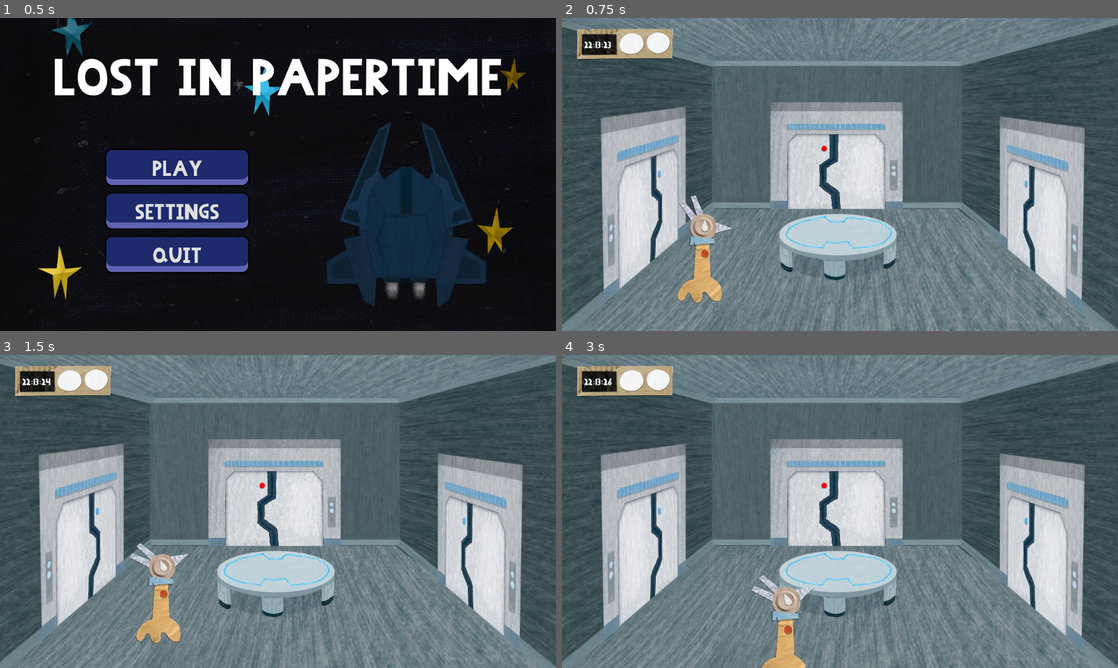
Above: before the commit, frames 1-4 (two rows, left to right).
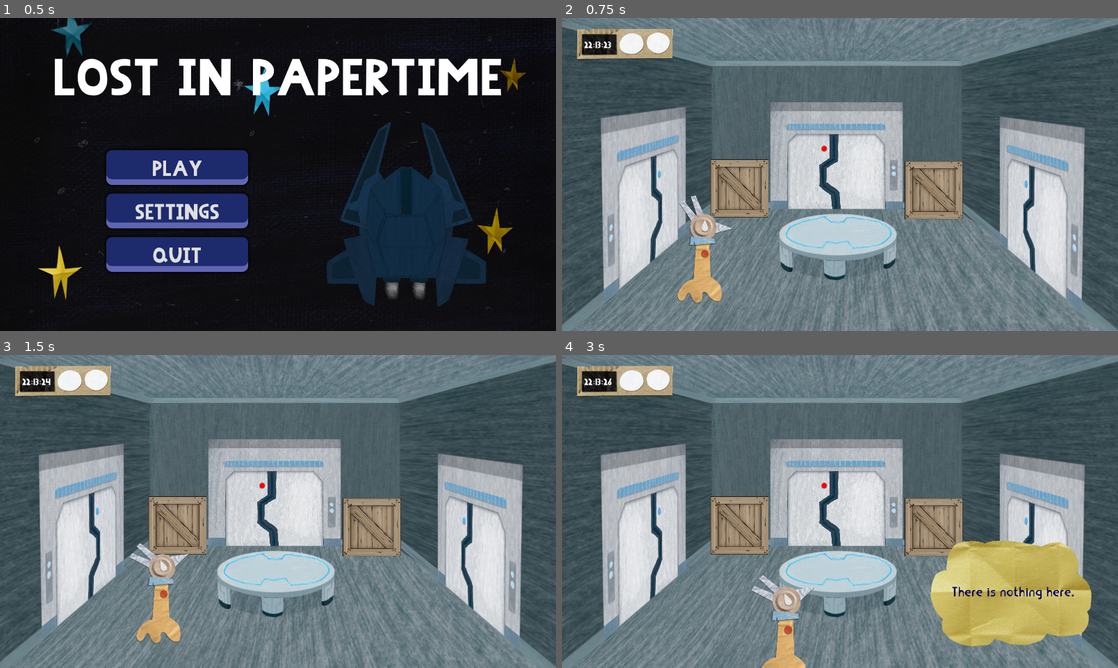
Above: after the commit, the same moments.

Repository: ZaninAndrea/shovel-jam-25
Game: Godot game, scene res://scenes/menu/main_menu.tscn
Same seed, same stepped clock (60 frames per second), same inputs: the game is played once before the commit and once after it.
Inputs:
- Up to frame 1 (0.5 s): no input
- Up to frame 2 (0.75 s): click "PLAY" at 0.5 s
- Up to frame 3 (1.5 s): tap Enter at 1.25 s; hold Right (ui_right) from 1.28 s (still down); hold E (push) from 1.28 s (still down)
- Up to frame 4 (3 s): release Right (ui_right) at 2.03 s; release E (push) at 2.03 s; hold Down (ui_down) 2.03-2.78 s; tap E (push) at 2.1 s; hold Right (ui_right) from 2.78 s (still down); hold Q (select_slot_1, bound only after the commit) from 2.78 s (still down)

Frame 1 is identical in both runs. In frame 2, 3.9% of the frame differs, in the area x 26-73%, y 45-65%; in frame 3, 3.9%; in frame 4, 12%, in the area x 26-96%, y 45-94%.

Commit message:
Setup di alcuni oggetti

Diff:
--- a/project.godot
+++ b/project.godot
@@ -33,8 +33,8 @@
 doors=""
 pushable=""
 mirror=""
+laser_target=""
 interactable=""
-laser_target=""
 
 [gui]
 
@@ -49,12 +49,7 @@
 }
 select_slot_1={
 "deadzone": 0.2,
-"events": [Object(InputEventKey,"resource_local_to_scene":fa …(140 unchanged characters)… d":false,"keycode":0,"physical_keycode":49,"key_label":0,"unicode":49,"location":0,"echo":false,"script":null)
-]
-}
-select_slot_2={
-"deadzone": 0.2,
-"events": [Object(InputEventKey,"resource_local_to_scene":false,"resource_name":"","device":-1,"window_id":0,"alt_pressed":false,"shift_pressed":false,"ctrl_pressed":false,"meta_pressed":false,"pressed":false,"keycode":0,"physical_keycode":50,"key_label":0,"unicode":50,"location":0,"echo":false,"script":null)
+"events": [Object(InputEventKey,"resource_local_to_scene":fa …(140 unchanged characters)… d":false,"keycode":0,"physical_keycode":81,"key_label":0,"unicode":113,"location":0,"echo":false,"script":null)
 ]
 }
 skip_time={
--- /dev/null
+++ b/resources/items/badge_active.tres
@@ -0,0 +1,13 @@
+[gd_resource type="Resource" script_class="Item" load_steps=3 format=3 uid="uid://bvey5bmplmmm0"]
+
+[ext_resource type="Texture2D" uid="uid://42d6cxxk52ug" path="res://assets/sprites/items/badge.png" id="1_0unbs"]
+[ext_resource type="Script" uid="uid://c4rw8efovyv70" path="res://autoload/inventory/item.gd" id="2_b7dtu"]
+
+[resource]
+script = ExtResource("2_b7dtu")
+id = "badge_active"
+name = "Badge"
+icon = ExtResource("1_0unbs")
+double_slot = false
+scale = 0.1
+metadata/_custom_type_script = "uid://c4rw8efovyv70"
--- /dev/null
+++ b/resources/items/crowbar.tres
@@ -0,0 +1,13 @@
+[gd_resource type="Resource" script_class="Item" load_steps=3 format=3 uid="uid://bc5yjxgdixiqn"]
+
+[ext_resource type="Texture2D" uid="uid://c3upea6l5fsqi" path="res://assets/sprites/items/piede di porco.png" id="1_bhysa"]
+[ext_resource type="Script" uid="uid://c4rw8efovyv70" path="res://autoload/inventory/item.gd" id="2_bdwhq"]
+
+[resource]
+script = ExtResource("2_bdwhq")
+id = "crowbar"
+name = "Crowbar"
+icon = ExtResource("1_bhysa")
+double_slot = false
+scale = 0.08
+metadata/_custom_type_script = "uid://c4rw8efovyv70"
--- a/resources/items/saldatrice.tres
+++ b/resources/items/saldatrice.tres
@@ -1,13 +1,13 @@
 [gd_resource type="Resource" script_class="Item" load_steps=3 format=3 uid="uid://dtysatcy7i5im"]
 
-[ext_resource type="Texture2D" uid="uid://yc2ilqxqw8mg" path="res://assets/sprites/tile_134.png" id="1_5bhu4"]
+[ext_resource type="Texture2D" uid="uid://b08o8072f2i25" path="res://assets/sprites/items/robot saldatore B417.png" id="1_5bhu4"]
 [ext_resource type="Script" uid="uid://c4rw8efovyv70" path="res://autoload/inventory/item.gd" id="2_cfb24"]
 
 [resource]
 script = ExtResource("2_cfb24")
 id = "saldatrice"
-name = "saldatrice"
+name = "B417"
 icon = ExtResource("1_5bhu4")
 double_slot = true
-scale = 1.0
+scale = 0.1
 metadata/_custom_type_script = "uid://c4rw8efovyv70"
--- /dev/null
+++ b/resources/items/torch.tres
@@ -0,0 +1,13 @@
+[gd_resource type="Resource" script_class="Item" load_steps=3 format=3 uid="uid://311nohfxqdke"]
+
+[ext_resource type="Texture2D" uid="uid://dpdvwdrun1wrh" path="res://assets/sprites/items/sole portatile - torcia.png" id="1_d17os"]
+[ext_resource type="Script" uid="uid://c4rw8efovyv70" path="res://autoload/inventory/item.gd" id="2_kdbb6"]
+
+[resource]
+script = ExtResource("2_kdbb6")
+id = "torch"
+name = "Torch"
+icon = ExtResource("1_d17os")
+double_slot = false
+scale = 0.1
+metadata/_custom_type_script = "uid://c4rw8efovyv70"
--- a/scenes/menu/main_menu.tscn
+++ b/scenes/menu/main_menu.tscn
@@ -199,7 +199,7 @@
 custom_minimum_size = Vector2(0, 80)
 layout_mode = 2
 theme_override_font_sizes/normal_font_size = 32
-text = "- Push I to interact with objects"
+text = "- Push Q to interact with objects"
 vertical_alignment = 1
 
 [node name="RichTextLabel4" type="RichTextLabel" parent="SettingsMenu/HowToPlay"]
@@ -213,7 +213,7 @@
 custom_minimum_size = Vector2(0, 130)
 layout_mode = 2
 theme_override_font_sizes/normal_font_size = 32
-text = "- You can have up to 2 Items: push their corresponding button to use them"
+text = "- You can have up to 2 Items: for certain interactions you will need them"
 vertical_alignment = 1
 
 [node name="CloseSettings" type="Button" parent="SettingsMenu"]
--- a/scenes/objects/chest/chest.tscn
+++ b/scenes/objects/chest/chest.tscn
@@ -1,19 +1,21 @@
 [gd_scene load_steps=4 format=3 uid="uid://k4jkbv3qye3q"]
 
 [ext_resource type="Script" uid="uid://brklajdl3dv65" path="res://scenes/objects/chest/chest.gd" id="1_vmxm4"]
-[ext_resource type="Texture2D" uid="uid://dl07kds6atdxp" path="res://assets/sprites/chest.png" id="1_yv7tv"]
+[ext_resource type="Texture2D" uid="uid://dmapcace3cl42" path="res://assets/sprites/crate.png" id="2_vmxm4"]
 
 [sub_resource type="RectangleShape2D" id="RectangleShape2D_vmxm4"]
-size = Vector2(48, 43)
+size = Vector2(245, 89)
 
-[node name="Chest" type="StaticBody2D" groups=["interactable"]]
-collision_layer = 4
+[node name="Chest" type="StaticBody2D" groups=["interactable", "pushable"]]
+y_sort_enabled = true
+collision_layer = 6
 collision_mask = 0
 script = ExtResource("1_vmxm4")
 
+[node name="Sprite2D" type="Sprite2D" parent="."]
+y_sort_enabled = true
+texture = ExtResource("2_vmxm4")
+
 [node name="CollisionShape2D" type="CollisionShape2D" parent="."]
-position = Vector2(0, 1.5)
+position = Vector2(-0.5, 77.5)
 shape = SubResource("RectangleShape2D_vmxm4")
-
-[node name="Sprite2D" type="Sprite2D" parent="."]
-texture = ExtResource("1_yv7tv")
--- a/scenes/rooms/cuccette/cuccette.tscn
+++ b/scenes/rooms/cuccette/cuccette.tscn
@@ -1,14 +1,20 @@
-[gd_scene load_steps=8 format=3 uid="uid://bo07dld0sfo1r"]
+[gd_scene load_steps=12 format=3 uid="uid://bo07dld0sfo1r"]
 
 [ext_resource type="Script" uid="uid://ecdea1s3ran8" path="res://scripts/components/room.gd" id="1_g8m8x"]
-[ext_resource type="Shader" uid="uid://b52soagb1spsk" path="res://scenes/rooms/cuccette/scroll.gdshader" id="2_qqkyw"]
+[ext_resource type="Shader" path="res://scenes/rooms/cuccette/scroll.gdshader" id="2_qqkyw"]
 [ext_resource type="Texture2D" uid="uid://b1oc6mmvt5jfg" path="res://assets/sprites/CON STELLE GRANDI_in loop.jpg" id="3_nakql"]
 [ext_resource type="Texture2D" uid="uid://ikjiibwr1666" path="res://assets/sprites/rooms/Stanza C_1920x1080_no_cielo.png" id="3_qqkyw"]
 [ext_resource type="PackedScene" uid="uid://nvkcrxp1kued" path="res://scenes/objects/wall.tscn" id="3_x472f"]
 [ext_resource type="PackedScene" uid="uid://ccccyck8raxp2" path="res://scenes/objects/crate/crate.tscn" id="4_3e5rd"]
+[ext_resource type="PackedScene" uid="uid://bi1b1x3qm07g3" path="res://scenes/objects/dropped_item/dropped_item.tscn" id="7_3cdu1"]
+[ext_resource type="Resource" uid="uid://x24ae5hu0ojh" path="res://resources/items/badge.tres" id="8_evldj"]
+[ext_resource type="Texture2D" uid="uid://42d6cxxk52ug" path="res://assets/sprites/items/badge.png" id="9_7mskf"]
 
 [sub_resource type="ShaderMaterial" id="ShaderMaterial_nakql"]
 shader = ExtResource("2_qqkyw")
+
+[sub_resource type="RectangleShape2D" id="RectangleShape2D_dq8y7"]
+size = Vector2(266, 70)
 
 [node name="Cuccette" type="Node2D"]
 y_sort_enabled = true
@@ -87,3 +93,20 @@
 
 [node name="Armadio" parent="." instance=ExtResource("4_3e5rd")]
 position = Vector2(1750, 1048)
+
+[node name="DroppedItem" parent="." instance=ExtResource("7_3cdu1")]
+position = Vector2(345, 787)
+scale = Vector2(0.5, 0.5)
+item = ExtResource("8_evldj")
+
+[node name="CollisionShape2D" parent="DroppedItem" index="0"]
+position = Vector2(-3, 208)
+shape = SubResource("RectangleShape2D_dq8y7")
+
+[node name="Sprite2D" parent="DroppedItem" index="1"]
+position = Vector2(38, 8)
+rotation = -0.76969
+scale = Vector2(0.1, 0.1)
+texture = ExtResource("9_7mskf")
+
+[editable path="DroppedItem"]
--- a/scenes/rooms/ripostiglio/ripostiglio.tscn
+++ b/scenes/rooms/ripostiglio/ripostiglio.tscn
@@ -1,11 +1,14 @@
-[gd_scene load_steps=7 format=3 uid="uid://cspeqk1g0vdqw"]
+[gd_scene load_steps=10 format=3 uid="uid://cspeqk1g0vdqw"]
 
 [ext_resource type="Script" uid="uid://ecdea1s3ran8" path="res://scripts/components/room.gd" id="1_an44m"]
 [ext_resource type="PackedScene" uid="uid://b2evmjpyxf41w" path="res://scenes/objects/temporary_floor/temporary_floor.tscn" id="2_78yxq"]
 [ext_resource type="PackedScene" uid="uid://nvkcrxp1kued" path="res://scenes/objects/wall.tscn" id="3_02u7c"]
 [ext_resource type="Texture2D" uid="uid://520goiekhcjk" path="res://assets/sprites/rooms/stanza per robot.jpg" id="3_dyntt"]
+[ext_resource type="PackedScene" uid="uid://bi1b1x3qm07g3" path="res://scenes/objects/dropped_item/dropped_item.tscn" id="5_c2lj8"]
+[ext_resource type="Resource" uid="uid://dtysatcy7i5im" path="res://resources/items/saldatrice.tres" id="6_7kmik"]
+[ext_resource type="Texture2D" uid="uid://b08o8072f2i25" path="res://assets/sprites/items/robot saldatore B417.png" id="7_7kmik"]
 
-[sub_resource type="Image" id="Image_sfnto"]
+[sub_resource type="Image" id="Image_0wkod"]
 data = {
 "data": PackedByteArray(0, 0, 0, 255, 0, 0, 0, 255, 0, 0, 0, 255, 0, 0, 0, 255, 0, 0, 0, 255, 0, 0, 0, 255, 0, 0, 0, 25 …(139905 unchanged characters)…
 "format": "RGBA8",
@@ -91,3 +94,14 @@
 
 [node name="Camera2D" type="Camera2D" parent="."]
 position = Vector2(960, 540)
+
+[node name="DroppedItem" parent="." instance=ExtResource("5_c2lj8")]
+position = Vector2(399, 896)
+scale = Vector2(2, 2)
+item = ExtResource("6_7kmik")
+
+[node name="Sprite2D" parent="DroppedItem" index="1"]
+scale = Vector2(0.1, 0.1)
+texture = ExtResource("7_7kmik")
+
+[editable path="DroppedItem"]
--- a/scenes/rooms/sala_comune/sala_comune.tscn
+++ b/scenes/rooms/sala_comune/sala_comune.tscn
@@ -1,9 +1,12 @@
-[gd_scene load_steps=5 format=3 uid="uid://hvf1gaf47bwu"]
+[gd_scene load_steps=8 format=3 uid="uid://hvf1gaf47bwu"]
 
 [ext_resource type="Script" uid="uid://ecdea1s3ran8" path="res://scripts/components/room.gd" id="1_4laur"]
 [ext_resource type="Texture2D" uid="uid://8y0ebluy1341" path="res://assets/sprites/rooms/stanza centrale senza tavolo.jpg" id="2_u7nhs"]
 [ext_resource type="PackedScene" uid="uid://by6d6nmwyi8c8" path="res://scenes/rooms/sala_comune/tavolo.tscn" id="3_ivb2t"]
 [ext_resource type="PackedScene" uid="uid://nvkcrxp1kued" path="res://scenes/objects/wall.tscn" id="4_6ci5n"]
+[ext_resource type="PackedScene" uid="uid://k4jkbv3qye3q" path="res://scenes/objects/chest/chest.tscn" id="5_yw445"]
+[ext_resource type="Resource" uid="uid://bc5yjxgdixiqn" path="res://resources/items/crowbar.tres" id="6_7y7hj"]
+[ext_resource type="Resource" uid="uid://311nohfxqdke" path="res://resources/items/torch.tres" id="7_mimod"]
 
 [node name="SalaComune" type="Node2D"]
 y_sort_enabled = true
@@ -60,3 +63,14 @@
 position = Vector2(1877, 1058)
 rotation = -2.47837
 scale = Vector2(5, 0.432)
+
+[node name="Chest" parent="." instance=ExtResource("5_yw445")]
+position = Vector2(613, 588)
+scale = Vector2(0.8, 0.8)
+key = ExtResource("6_7y7hj")
+drop = ExtResource("7_mimod")
+
+[node name="Chest2" parent="." instance=ExtResource("5_yw445")]
+position = Vector2(1284, 594)
+scale = Vector2(0.8, 0.8)
+key = ExtResource("6_7y7hj")
--- a/scenes/rooms/stanzaA/stanzaA.tscn
+++ b/scenes/rooms/stanzaA/stanzaA.tscn
@@ -4,7 +4,7 @@
 [ext_resource type="Texture2D" uid="uid://drvhsa00esihh" path="res://assets/sprites/rooms/Stanza B_1920x1080.jpg" id="2_ilnad"]
 [ext_resource type="PackedScene" uid="uid://nvkcrxp1kued" path="res://scenes/objects/wall.tscn" id="3_er5tl"]
 [ext_resource type="PackedScene" uid="uid://bi1b1x3qm07g3" path="res://scenes/objects/dropped_item/dropped_item.tscn" id="4_ilnad"]
-[ext_resource type="Resource" uid="uid://x24ae5hu0ojh" path="res://resources/items/badge.tres" id="5_ceyv1"]
+[ext_resource type="Resource" uid="uid://bc5yjxgdixiqn" path="res://resources/items/crowbar.tres" id="5_ilnad"]
 
 [node name="StanzaA" type="Node2D"]
 script = ExtResource("1_2ovkv")
@@ -84,5 +84,7 @@
 position = Vector2(960, 540)
 
 [node name="DroppedItem" parent="." instance=ExtResource("4_ilnad")]
-position = Vector2(453, 914)
-item = ExtResource("5_ceyv1")
+position = Vector2(547, 765)
+rotation = 3.14159
+scale = Vector2(2, 2)
+item = ExtResource("5_ilnad")
Binary file changed: assets/sprites/items/piede di porco.png
Binary file added: assets/sprites/items/robot saldatore B417.png
Not shown, changed: assets/sprites/items/robot saldatore B417.png.import
Not shown: 2 places in scenes/rooms/ripostiglio/ripostiglio.tscn that only renumber resources
Not shown: 1 places in scenes/rooms/ship/Ship.tscn that only renumber resources
Not shown: 3 places in scenes/rooms/stanzaB/stanzaB.tscn that only renumber resources
